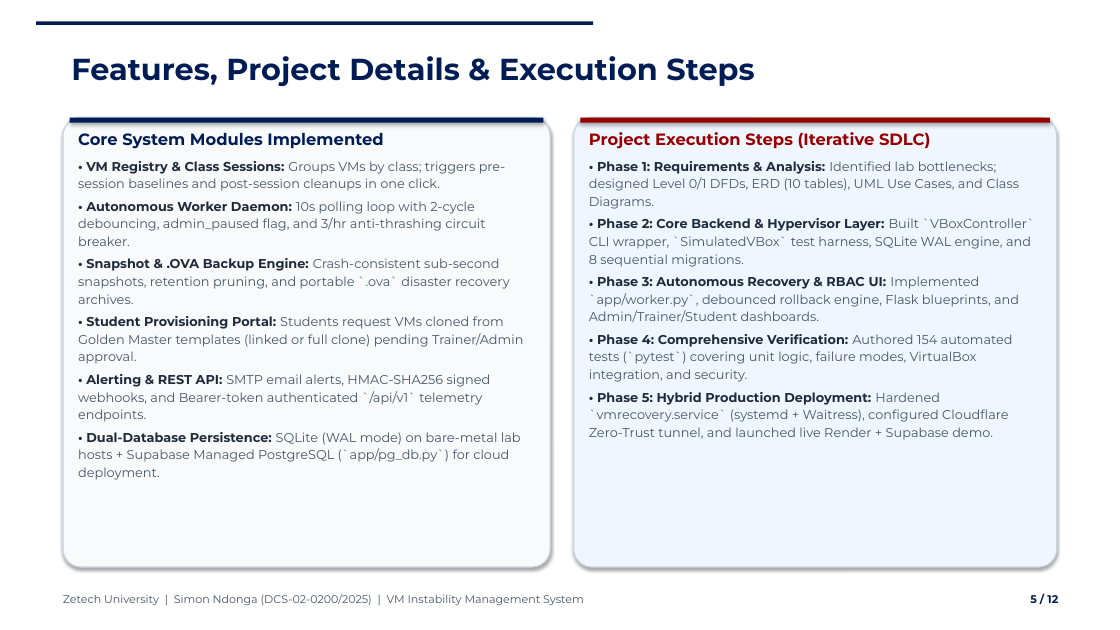
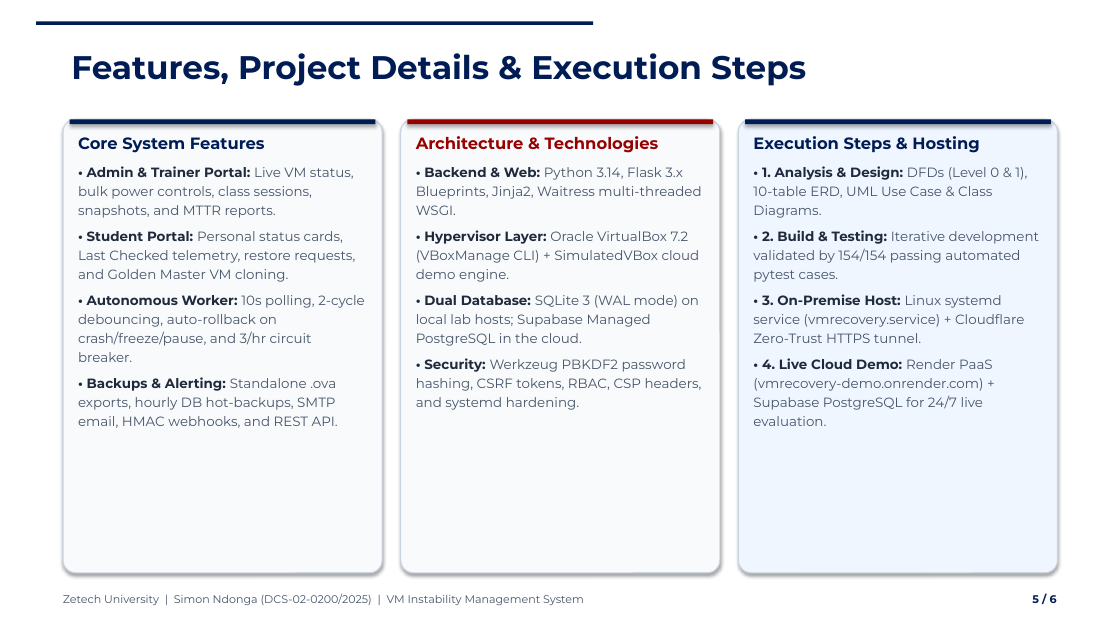
Before and after one commit to nomadspecter/vmrecovery, a slide deck: slide 5 of Milestones/Project_Presentation_SimonNdonga.pptx. Drawn at 1120x630 pixels with LibreOffice and Linux fonts; fonts in the diff are those of the drawing; background and template pictures are left out. Boxes give left, top, right and bottom in pixels: in the first picture for what was removed or moved away, otherwise in the second. Text is boxed around its words. In the diff, an @@ line names an element or a change of style, - is before the commit and + after.

Commit message:
Streamline Zetech project defense presentation to concise 6-slide format

```diff
--- a/Milestones/Project_Presentation_SimonNdonga.pptx
+++ b/Milestones/Project_Presentation_SimonNdonga.pptx
@@ title "Features, Project Details & Execution ..." at bbox=[71, 53, 806, 86]: size 26 to 28 pt @@
@@ rounded rectangle: place and size @@
-rounded rectangle at bbox=[63, 118, 550, 567]
+rounded rectangle at bbox=[63, 119, 382, 573]
@@ rectangle: place and size @@
-rectangle at bbox=[70, 118, 544, 123]
+rectangle at bbox=[70, 119, 376, 124]
@@ rounded rectangle: place and size @@
-rounded rectangle at bbox=[574, 118, 1057, 567]
+rounded rectangle at bbox=[401, 119, 720, 573]
@@ rounded rectangle at bbox=[401, 119, 720, 573]: fill #EFF6FF to #F8FAFC @@
@@ rectangle: place and size @@
-rectangle at bbox=[581, 118, 1050, 123]
+rectangle at bbox=[408, 119, 713, 124]
@@ rounded rectangle added at bbox=[739, 119, 1058, 573], fill #EFF6FF, outline #CBD5E1 1 pt @@
@@ rectangle added at bbox=[745, 119, 1051, 124], fill #001C54 @@
@@ text at bbox=[78, 137, 365, 428]: text changed; size 11 to 11.5 pt @@
-Core System Modules Implemented
-• VM Registry & Class Sessions: Groups VMs by class; triggers pre-session baselines and post-session cleanups in one click.
-• Autonomous Worker Daemon: 10s polling loop with 2-cycle debouncing, admin_paused flag, and 3/hr anti-thrashing circuit breaker.
-• Snapshot & .OVA Backup Engine: Crash-consistent sub-second snapshots, retention pruning, and portable `.ova` disaster recovery archives.
-• Student Provisioning Portal: Students request VMs cloned from Golden Master templates (linked or full clone) pending Trainer/Admin approval.
-• Alerting & REST API: SMTP email alerts, HMAC-SHA256 signed webhooks, and Bearer-token authenticated `/api/v1` telemetry endpoints.
-• Dual-Database Persistence: SQLite (WAL mode) on bare-metal lab hosts + Supabase Managed PostgreSQL (`app/pg_db.py`) for cloud deployment.
+Core System Features
+• Admin & Trainer Portal: Live VM status, bulk power controls, class sessions, snapshots, and MTTR reports.
+• Student Portal: Personal status cards, Last Checked telemetry, restore requests, and Golden Master VM cloning.
+• Autonomous Worker: 10s polling, 2-cycle debouncing, auto-rollback on crash/freeze/pause, and 3/hr circuit breaker.
+• Backups & Alerting: Standalone .ova exports, hourly DB hot-backups, SMTP email, HMAC webhooks, and REST API.
@@ text at bbox=[416, 136, 702, 410]: text changed; size 11 to 11.5 pt @@
-Project Execution Steps (Iterative SDLC)
-• Phase 1: Requirements & Analysis: Identified lab bottlenecks; designed Level 0/1 DFDs, ERD (10 tables), UML Use Cases, and Class Diagrams.
-• Phase 2: Core Backend & Hypervisor Layer: Built `VBoxController` CLI wrapper, `SimulatedVBox` test harness, SQLite WAL engine, and 8 sequential migrations.
-• Phase 3: Autonomous Recovery & RBAC UI: Implemented `app/worker.py`, debounced rollback engine, Flask blueprints, and Admin/Trainer/Student dashboards.
-• Phase 4: Comprehensive Verification: Authored 154 automated tests (`pytest`) covering unit logic, failure modes, VirtualBox integration, and security.
-• Phase 5: Hybrid Production Deployment: Hardened `vmrecovery.service` (systemd + Waitress), configured Cloudflare Zero-Trust tunnel, and launched live Render + Supabase demo.
+Architecture & Technologies
+• Backend & Web: Python 3.14, Flask 3.x Blueprints, Jinja2, Waitress multi-threaded WSGI.
+• Hypervisor Layer: Oracle VirtualBox 7.2 (VBoxManage CLI) + SimulatedVBox cloud demo engine.
+• Dual Database: SQLite 3 (WAL mode) on local lab hosts; Supabase Managed PostgreSQL in the cloud.
+• Security: Werkzeug PBKDF2 password hashing, CSRF tokens, RBAC, CSP headers, and systemd hardening.
@@ text added at bbox=[753, 136, 1039, 426], 11.5 pt, text #475569 @@
+Execution Steps & Hosting
+• 1. Analysis & Design: DFDs (Level 0 & 1), 10-table ERD, UML Use Case & Class Diagrams.
+• 2. Build & Testing: Iterative development validated by 154/154 passing automated pytest cases.
+• 3. On-Premise Host: Linux systemd service (vmrecovery.service) + Cloudflare Zero-Trust HTTPS tunnel.
+• 4. Live Cloud Demo: Render PaaS (vmrecovery-demo.onrender.com) + Supabase PostgreSQL for 24/7 live evaluation.
@@ text at bbox=[1032, 595, 1057, 603]: text changed @@
-5 / 12
+5 / 6
```
Also in this commit, not shown: 3 other slides changed, 1 slide added, 7 slides removed, 1 other file.
